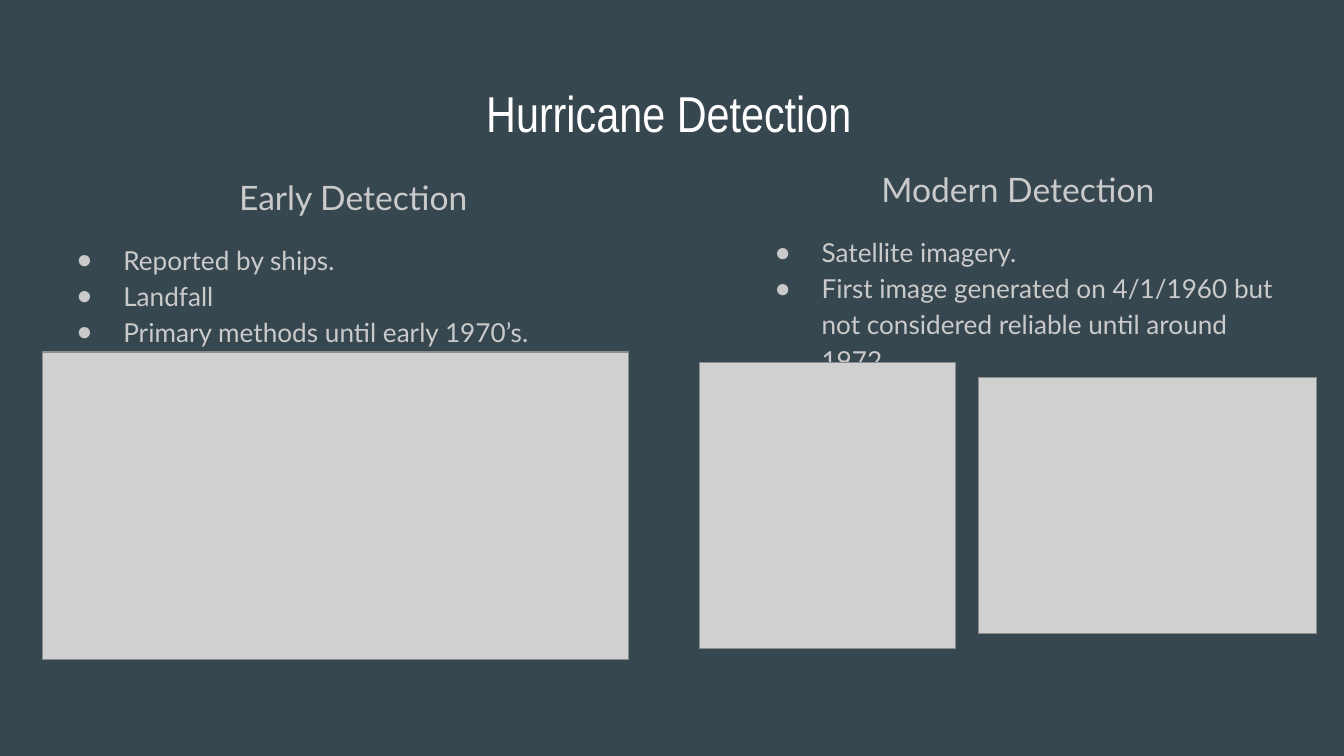
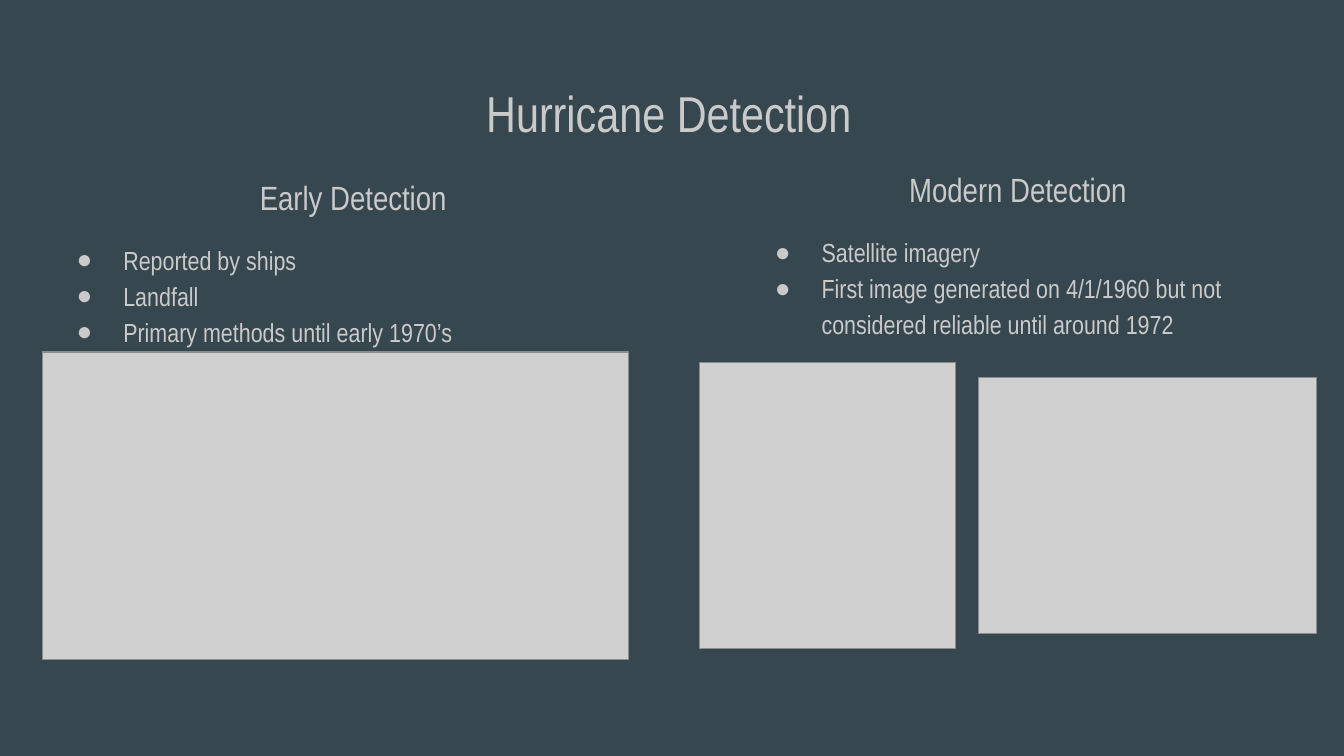
Before and after one commit to cwittmaack12/HurricaneProject, a slide deck: slide 11 of Historical Hurricane Analysis (1).pptx. Drawn at 1344x756 pixels with LibreOffice and Linux fonts; fonts in the diff are those of the drawing; grey boxes stand for pictures. Boxes give left, top, right and bottom in pixels: in the first picture for what was removed or moved away, otherwise in the second. Text is boxed around its words. In the diff, an @@ line names an element or a change of style, - is before the commit and + after.

```diff
--- a/Historical Hurricane Analysis (1).pptx
+++ b/Historical Hurricane Analysis (1).pptx
@@ title "Hurricane Detection" at [486,95,852,133]: text colour #FFFFFF to #CACACA @@
@@ text at [909,177,1126,203]: font Lato to Arial Narrow in "Modern Detection" @@
@@ text at [123,185,446,306]: font Lato to Arial Narrow in "Early Detection", "Landfall" @@
@@ text at [123,251,296,275]: text changed; font Lato to Arial Narrow @@
-● Reported by ships.
+● Reported by ships
@@ text at [822,243,1221,334]: text changed; font Lato to Arial Narrow @@
-● Satellite imagery.
-● First image generated on 4/1/1960 but not considered reliable until around 1972.
+● Satellite imagery
+● First image generated on 4/1/1960 but not considered reliable until around 1972
@@ text at [123,323,452,347]: text changed; font Lato to Arial Narrow @@
-● Primary methods until early 1970’s.
+● Primary methods until early 1970’s
```
Also in this commit, not shown: 11 other slides changed, 5 slides added, 7 slides removed, 7 other files.
